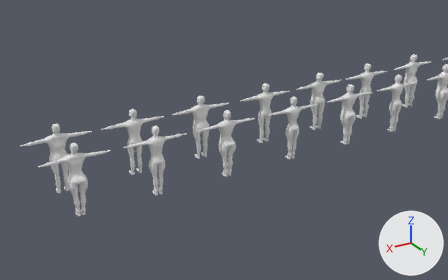
The Blender file Femtography Unity/Assets/Models/Museum/humans.blend as it was, and as the next commit left it.
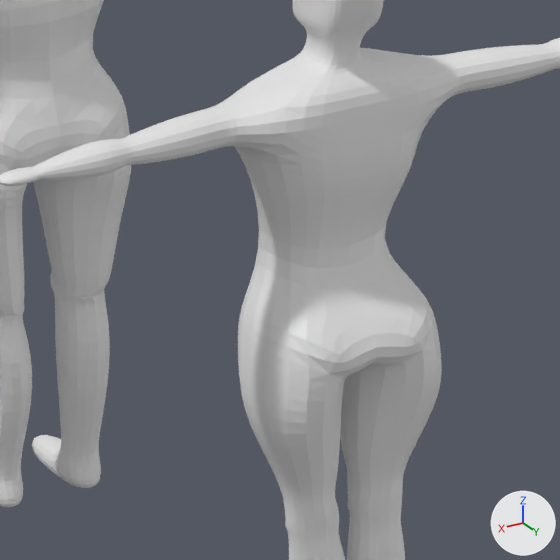
Each version is shown from a 50 mm camera at (185.0, 126.7, 57.8) aimed at (115.4, 10.7, -0.3), then close up on the part from 44% to 55% of the width and 41% to 58% of the height. Lighting does not change. The marker at lower right points along +X, +Y and +Z.

Objects in the first close-up: 'FemaleBody.004', 'MaleBody.004'.
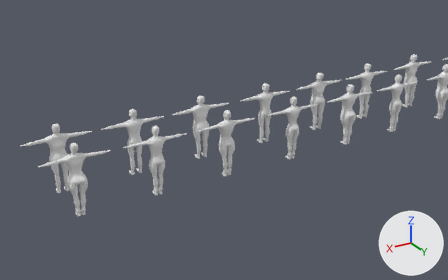
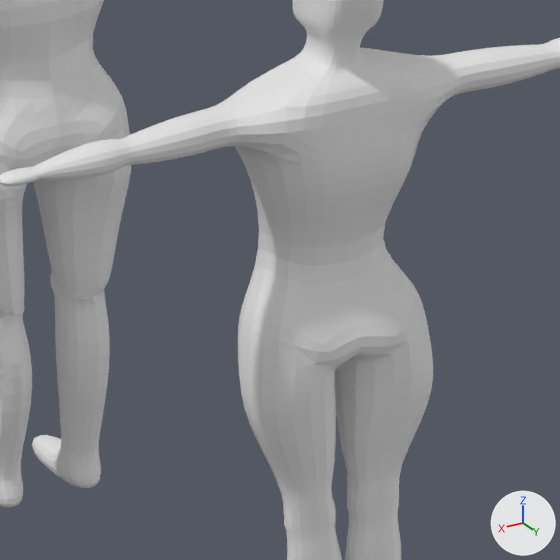
Commit message: fixing humans

Pixel boxes (x1, y1, x2, y2) of what changed, in the close-ups (560 x 560 px):
'FemaleBody.004', reshaped: (0, 0, 560, 560) in both

Patch to the scene script:
```diff
--- a/Femtography Unity/Assets/Models/Museum/humans.blend.py
+++ b/Femtography Unity/Assets/Models/Museum/humans.blend.py
@@ lat_lattice_026 @@
 lat_lattice_026.points_w = 5
-lat_lattice_026.points.foreach_set('co_deform', [-0.5, -0.5, -0.5, -0.25, -0.5, -0.5, 0.0, -0.505, -0.5, 0.25, -0.5, -0.5, 0.5, -0.5, -0.5, -0.5, -0.25, -0.5, -0.25, -0.25, -0.5, 0.0, -0.261, -0.5, 0.25, -0.25, -0.5, 0.5, -0.25, -0.5, -0.5, 0.0, -0.5, -0.25, 0.0, -0.5, 0.0, -0.000208, -0.5, 0.25, 0.0, -0.5, 0.5, 0.0, -0.5, -0.5, 0.25, -0.5, -0.25, 0.25, -0.5, 0.0, 0.25, -0.5, 0.25, 0.25, -0.5, 0.5, 0.25, -0.5, -0.5, 0.5, -0.5, -0.25, 0.5, -0.5, 0.0, 0.5, -0.5, 0.25, 0.5, -0.5, 0.5, 0.5, -0.5, -0.5, -0.5, -0.25, -0.25, -0.57, -0.25, 0.0, -0.623, -0.25, 0.25, -0.565, -0.25, 0.5, -0.5, -0.25, -0.5, -0.25, -0.25, -0.25, -0.35, -0.25, 0.0, -0.432, -0.25, 0.25, -0.349, -0.25, 0.5, -0.25, -0.25, -0.5, 0.0, -0.25, -0.25, -0.0287, -0.25, 0.0, -0.0793, -0.25, 0.25, -0.0287, -0.25, 0.5, 0.0, -0.25, -0.5, 0.25, -0.25, -0.25, 0.25, -0.25, 0.0, 0.25, -0.25, 0.25, 0.25, -0.25, 0.5, 0.25, -0.25, -0.5, 0.5, -0.25, -0.25, 0.5, -0.25, 0.0, 0.5, -0.25, 0.25, 0.5, -0.25, 0.5, 0.5, -0.25, -0.5, -0.548, 0.0, -0.25, -0.668, 0.0, 0.0, -0.708, 0.0, 0.25, -0.608, 0.0, 0.5, -0.505, 0.0, -0.5, -0.282, 0.0, -0.25, -0.467, 0.0, 0.0, -0.546, 0.0, 0.25, -0.405, 0.0, 0.5, -0.261, 0.0, -0.5, -0.000208, 0.0, -0.25, -0.0775, 0.0, 0.0, -0.142, 0.0, 0.25, -0.0741, 0.0, 0.5, -0.000208, 0.0, -0.5, 0.25, 0.0, -0.25, 0.25, 0.0, 0.0, 0.244, 0.0, 0.25, 0.25, 0.0, 0.5, 0.25, 0.0, -0.5, 0.5, 0.0, -0.25, 0.5, 0.0, 0.0, 0.5, 0.0, 0.25, 0.5, 0.0, 0.5, 0.5, 0.0, -0.5, -0.579, 0.25, -0.25, -0.664, 0.25, 0.0, -0.665, 0.25, 0.25, -0.555, 0.25, 0.5, -0.497, 0.25, -0.5, -0.299, 0.25, -0.25, -0.434, 0.25, 0.0, -0.465, 0.25, 0.25, -0.337, 0.25, 0.5, -0.254, 0.25, -0.5, -0.000291, 0.25, -0.25, -0.0564, 0.25, 0.0, -0.0846, 0.25, 0.25, -0.0433, 0.25, 0.5, -0.000208, 0.25, -0.5, 0.25, 0.25, -0.25, 0.25, 0.25, 0.0, 0.244, 0.25, 0.25, 0.25, 0.25, 0.5, 0.25, 0.25, -0.5, 0.5, 0.25, -0.25, 0.5, 0.25, 0.0, 0.5, 0.25, 0.25, 0.5, 0.25, 0.5, 0.5, 0.25, -0.5, -0.545, 0.5, -0.25, -0.579, 0.5, 0.0, -0.552, 0.5, 0.25, -0.498, 0.5, 0.5, -0.5, 0.5, -0.5, -0.27, 0.5, -0.25, -0.321, 0.5, 0.0, -0.318, 0.5, 0.25, -0.272, 0.5, 0.5, -0.25, 0.5, -0.5, 0.0, 0.5, -0.25, -0.0205, 0.5, 0.0, -0.0349, 0.5, 0.25, -0.0197, 0.5, 0.5, 0.0, 0.5, -0.5, 0.25, 0.5, -0.25, 0.25, 0.5, 0.0, 0.25, 0.5, 0.25, 0.25, 0.5, 0.5, 0.25, 0.5, -0.5, 0.5, 0.5, -0.25, 0.5, 0.5, 0.0, 0.5, 0.5, 0.25, 0.5, 0.5, 0.5, 0.5, 0.5])
+lat_lattice_026.points.foreach_set('co_deform', [-0.5, -0.5, -0.5, -0.25, -0.5, -0.5, 0.0, -0.505, -0.5, 0.25, -0.5, -0.5, 0.5, -0.5, -0.5, -0.5, -0.25, -0.5, -0.25, -0.25, -0.5, 0.0, -0.261, -0.5, 0.25, -0.25, -0.5, 0.5, -0.25, -0.5, -0.5, 0.0, -0.5, -0.25, 0.0, -0.5, 0.0, -0.000208, -0.5, 0.25, 0.0, -0.5, 0.5, 0.0, -0.5, -0.5, 0.17, -0.5, -0.25, 0.17, -0.5, 0.0, 0.17, -0.5, 0.25, 0.109, -0.5, 0.5, 0.109, -0.5, -0.5, 0.372, -0.5, -0.25, 0.372, -0.5, 0.0, 0.372, -0.5, 0.25, 0.372, -0.5, 0.5, 0.372, -0.5, -0.5, -0.5, -0.25, -0.25, -0.57, -0.25, 0.0, -0.623, -0.25, 0.25, -0.565, -0.25, 0.5, -0.5, -0.25, -0.5, -0.25, -0.25, -0.25, -0.35, -0.25, 0.0, -0.432, -0.25, 0.25, -0.349, -0.25, 0.5, -0.25, -0.25, -0.5, 0.0, -0.25, -0.25, -0.0287, -0.25, 0.0, -0.0793, -0.25, 0.25, -0.0287, -0.25, 0.5, 0.0, -0.25, -0.5, 0.109, -0.25, -0.25, 0.109, -0.25, 0.0, 0.108, -0.25, 0.25, 0.109, -0.25, 0.5, 0.109, -0.25, -0.5, 0.384, -0.25, -0.25, 0.384, -0.25, 0.0, 0.384, -0.25, 0.25, 0.384, -0.25, 0.5, 0.384, -0.25, -0.5, -0.548, 0.0, -0.25, -0.668, 0.0, 0.0, -0.708, 0.0, 0.25, -0.608, 0.0, 0.5, -0.505, 0.0, -0.5, -0.282, 0.0, -0.25, -0.467, 0.0, 0.0, -0.546, 0.0, 0.25, -0.405, 0.0, 0.5, -0.261, 0.0, -0.5, -0.000208, 0.0, -0.25, -0.0775, 0.0, 0.0, -0.142, 0.0, 0.25, -0.0741, 0.0, 0.5, -0.000208, 0.0, -0.5, 0.0878, 0.0, -0.25, 0.0876, 0.0, 0.0, 0.0814, 0.0, 0.25, 0.0876, 0.0, 0.5, 0.0878, 0.0, -0.5, 0.338, 0.0, -0.25, 0.338, 0.0, 0.0, 0.338, 0.0, 0.25, 0.338, 0.0, 0.5, 0.338, 0.0, -0.5, -0.579, 0.25, -0.25, -0.664, 0.25, 0.0, -0.665, 0.25, 0.25, -0.555, 0.25, 0.5, -0.497, 0.25, -0.5, -0.299, 0.25, -0.25, -0.434, 0.25, 0.0, -0.465, 0.25, 0.25, -0.337, 0.25, 0.5, -0.254, 0.25, -0.5, -0.000291, 0.25, -0.25, -0.0564, 0.25, 0.0, -0.0846, 0.25, 0.25, -0.0433, 0.25, 0.5, -0.000208, 0.25, -0.5, 0.25, 0.25, -0.25, 0.25, 0.25, 0.0, 0.244, 0.25, 0.25, 0.25, 0.25, 0.5, 0.25, 0.25, -0.5, 0.5, 0.25, -0.25, 0.5, 0.25, 0.0, 0.5, 0.25, 0.25, 0.5, 0.25, 0.5, 0.5, 0.25, -0.5, -0.545, 0.5, -0.25, -0.579, 0.5, 0.0, -0.552, 0.5, 0.25, -0.498, 0.5, 0.5, -0.5, 0.5, -0.5, -0.27, 0.5, -0.25, -0.321, 0.5, 0.0, -0.318, 0.5, 0.25, -0.272, 0.5, 0.5, -0.25, 0.5, -0.5, 0.0, 0.5, -0.25, -0.0205, 0.5, 0.0, -0.0349, 0.5, 0.25, -0.0197, 0.5, 0.5, 0.0, 0.5, -0.5, 0.25, 0.5, -0.25, 0.25, 0.5, 0.0, 0.25, 0.5, 0.25, 0.25, 0.5, 0.5, 0.25, 0.5, -0.5, 0.5, 0.5, -0.25, 0.5, 0.5, 0.0, 0.5, 0.5, 0.25, 0.5, 0.5, 0.5, 0.5, 0.5])
```
